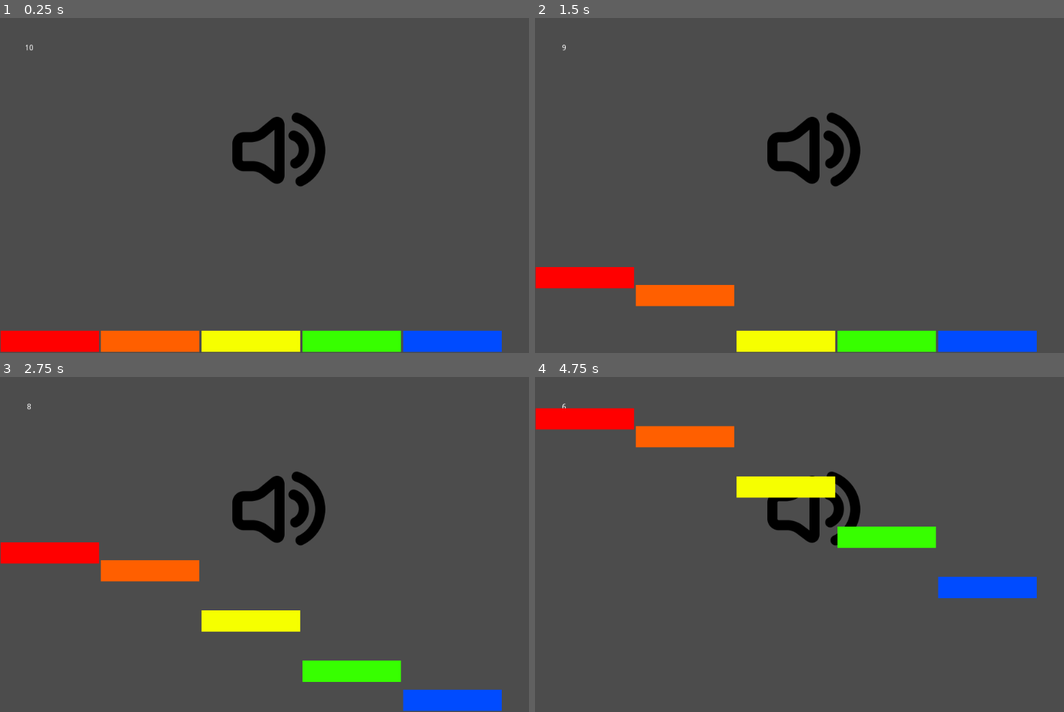
Above: before the commit, frames 1-4 (two rows, left to right).
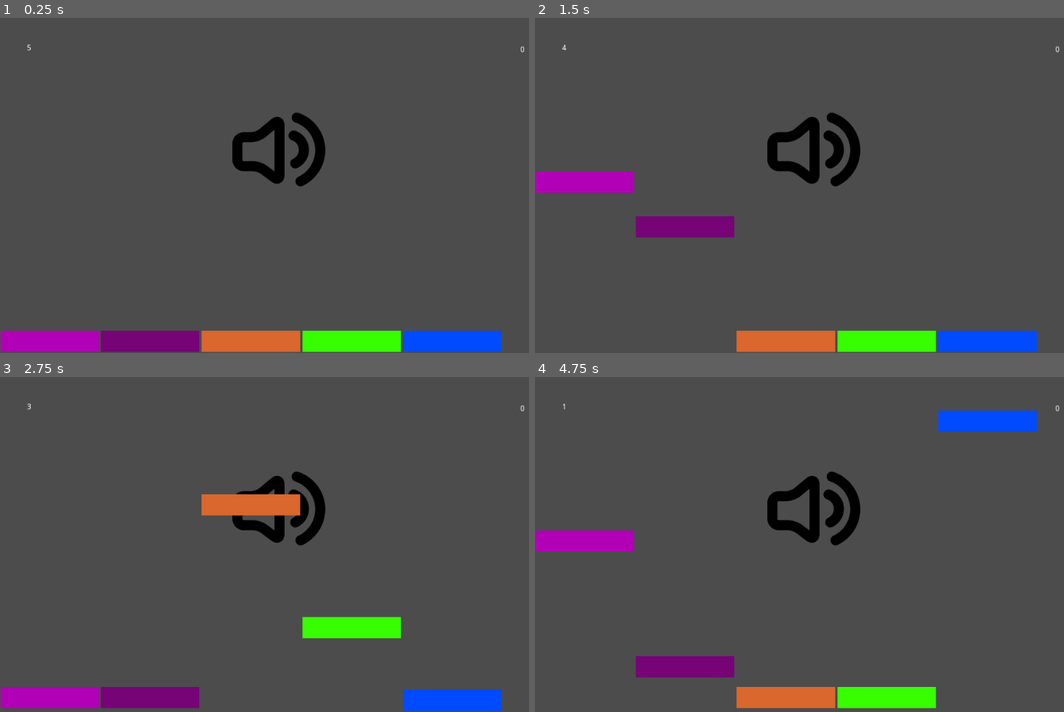
Above: after the commit, the same moments.

Repository: mdechdee/PerfectPitch
Game: Godot game, scene res://FirstScene.tscn
Two runs of this game, one before a commit and one after it. Both use one fixed random seed, a clock stepped at 60 frames per second and the inputs below. This scene is started directly instead of the project's main scene. Sound files missing from this copy of the repository are replaced by a short silence.
Inputs:
- Up to frame 1 (0.25 s): no input
- Up to frame 2 (1.5 s): tap Enter at 0.5 s; hold A (C) 0.53-1.28 s; tap S (D) at 0.8, 1.35 s
- Up to frame 3 (2.75 s): tap D (E) at 1.55 s; hold D (E) from 2.03 s (still down); tap F (F) at 2.3 s
- Up to frame 4 (4.75 s): release D (E) at 2.78 s; tap F (F) at 2.85 s; tap G (G) at 3.05 s; hold G (G) 3.53-4.28 s; tap A (C) at 3.8 s; tap H (A) at 4.35 s; tap S (D) at 4.55 s

The runs differ from the first frame. In frame 1, 3.6% of the frame differs, in the area x 0-100%, y 7-100%; in frame 2, 6.0%; in frame 3, 9.6%; in frame 4, 12%, in the area x 0-100%, y 7-99%.

Commit message:
Add score

Diff:
--- a/OldMusician/FirstScene.gd
+++ b/OldMusician/FirstScene.gd
@@ -4,9 +4,10 @@
 onready var length = P.stream.get_length()
 onready var length_per_note = length/12
 
-var movement = Vector2(0, 2)
+var movement = Vector2(0, 5)
 var timer
 var notes = []
+var answer = []
 
 signal timer_end
 
@@ -40,6 +41,7 @@
             if $C in notes:
                 return
             notes.append($C)
+            answer.append("C")
         elif event.is_action_pressed("C#"):
             P1.play(length_per_note)
         elif event.is_action_pressed("D"):
@@ -47,6 +49,7 @@
             if $D in notes:
                 return
             notes.append($D)
+            answer.append("D")
         elif event.is_action_pressed("D#"):
             P1.play(length_per_note*3)
         elif event.is_action_pressed("E"):
@@ -54,17 +57,20 @@
             if $E in notes:
                 return
             notes.append($E)
+            answer.append("E")
         elif event.is_action_pressed("F"):
             P1.play(length_per_note*5)
             if $F in notes:
                 return
             notes.append($F)
+            answer.append("F")
         elif event.is_action_pressed("F#"):
             P1.play(length_per_note*6)
         elif event.is_action_pressed("G"):
             if $G in notes:
                 return
             notes.append($G)
+            answer.append("G")
             P1.play(length_per_note*7)
         elif event.is_action_pressed("G#"):
             P1.play(length_per_note*8)
@@ -83,20 +89,24 @@
     quiz()
 
     timer = get_node("Timer")
-    timer.set_wait_time(11)
+    timer.set_wait_time(6)
     timer.connect("timeout", self, "_on_Timer_timeout")
     timer.start()
 
 func _process(delta):
     if (timer.get_time_left() < 1.0):
+        print(answer)
+        if "C" in answer and "E" in answer and "G" in answer:
+            $Score.text = str(int($Score.text) + 1)
         $Label.text = str(0)
         timer.stop()
 
         #_wait(10)
+        answer = []
         quiz()
         timer = get_node("Timer")
-        timer.set_wait_time(11)
-        timer.connect("timeout", self, "_on_Timer_timeout")
+        timer.set_wait_time(6)
+        #timer.connect("timeout", self, "_on_Timer_timeout")
         timer.start()
     if (timer.get_time_left() >= 0):
         $Label.text = str(floor(timer.get_time_left()))
--- a/OldMusician/FirstScene.tscn
+++ b/OldMusician/FirstScene.tscn
@@ -40,35 +40,41 @@
 align = 1
 valign = 1
 
+[node name="Score" type="Label" parent="."]
+margin_left = 904.846
+margin_top = 34.0907
+margin_right = 961.846
+margin_bottom = 80.0907
+text = "0"
+align = 1
+valign = 1
+
 [node name="C" type="Sprite" parent="."]
-editor/display_folded = true
 
 [node name="ColorRect" type="ColorRect" parent="C"]
 margin_left = 0.5
 margin_top = 560.0
 margin_right = 176.5
 margin_bottom = 598.0
-color = Color( 1, 0, 0, 1 )
+color = Color( 0.698039, 0, 0.717647, 1 )
 
 [node name="D" type="Sprite" parent="."]
-editor/display_folded = true
 
 [node name="ColorRect" type="ColorRect" parent="D"]
 margin_left = 180.0
 margin_top = 560.0
 margin_right = 356.0
 margin_bottom = 598.0
-color = Color( 1, 0.376471, 0, 1 )
+color = Color( 0.466667, 0.0196078, 0.470588, 1 )
 
 [node name="E" type="Sprite" parent="."]
-editor/display_folded = true
 
 [node name="ColorRect" type="ColorRect" parent="E"]
 margin_left = 360.0
 margin_top = 560.0
 margin_right = 536.0
 margin_bottom = 598.0
-color = Color( 0.968627, 1, 0, 1 )
+color = Color( 0.858824, 0.407843, 0.180392, 1 )
 
 [node name="F" type="Sprite" parent="."]
 editor/display_folded = true
